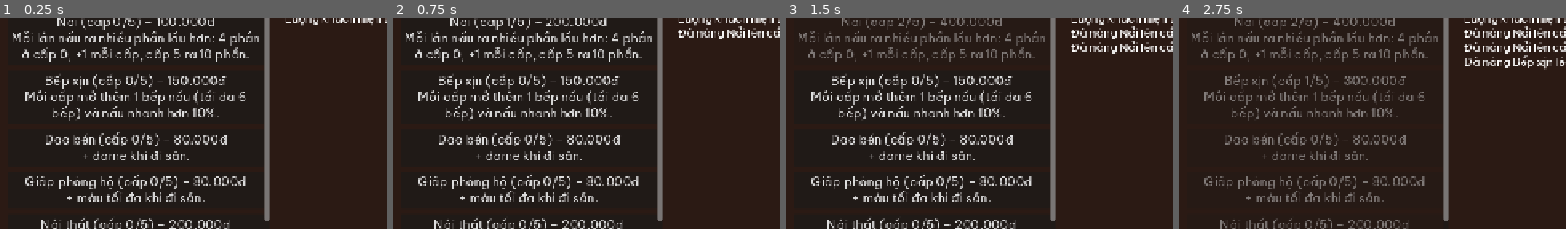
Above: before the commit, frames 1-4 (left to right).
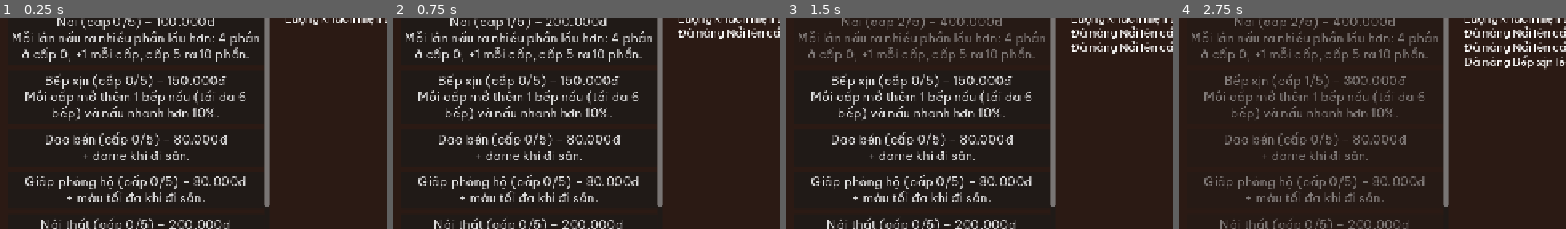
Above: after the commit, the same moments.

Repository: Znoywho/HotPot_SUNSUT
Game: Godot game, scene res://scenes/shop/shop.tscn
Same seed, same stepped clock (60 frames per second), same inputs: the game is played once before the commit and once after it. This scene is started directly instead of the project's main scene.
Inputs:
- Up to frame 1 (0.25 s): no input
- Up to frame 2 (0.75 s): click "Nồi (cấp 0/5) – 100.000đ Mỗi …" at 0.5 s
- Up to frame 3 (1.5 s): click "Nồi (cấp 1/5) – 200.000đ Mỗi …" at 1.25 s
- Up to frame 4 (2.75 s): click "Bếp xịn (cấp 0/5) – 150.000đ …" at 2 s
The pictures show only the part of the screen within x 0-50%, y 26-76%; the shares and areas given below are measured in that part.

The runs differ from the first frame. In frame 1, 0.1% of the frame differs, in the area x 68-70%, y 88-97%; in frame 2, 0.1%; in frame 3, 0.1%; in frame 4, 0.1%.

Commit message:
[Cần Hạo xem] Nâng cấp Thêm bàn (4 -> 10 bàn) mở khóa Phí phục vụ (+3%/cấp); MAX_TABLES_FLOOR1 = 10, chuyển save cũ

Diff:
--- a/autoload/database.gd
+++ b/autoload/database.gd
@@ -44,6 +44,8 @@
 	preload("res://data/upgrades/furniture.tres"),
 	preload("res://data/upgrades/staff.tres"),
 	preload("res://data/upgrades/cold_storage.tres"),
+	preload("res://data/upgrades/tables.tres"),
+	preload("res://data/upgrades/service.tres"),
 ]
 
 
--- a/autoload/game_state.gd
+++ b/autoload/game_state.gd
@@ -13,7 +13,7 @@
 const MIN_CUSTOMER_MULTIPLIER := 0.2
 const START_STARS := 3.0
 const START_TABLES_FLOOR1 := 4
-const MAX_TABLES_FLOOR1 := 15
+const MAX_TABLES_FLOOR1 := 10 ## Bằng giá trị cao nhất của nâng cấp "Thêm bàn" (data/upgrades/tables.tres).
 const MAX_TABLES_FLOOR2 := 12
 const MILESTONE_EVERY := 5 ## Mốc ngày 5, 10, 15...
 const MAX_MONSTER_BONUS := 1.0 ## Quái mạnh thêm tối đa +100%.
@@ -616,7 +616,10 @@
 	prepped_batches = _to_batches(data.get("prepped_batches", null), {})
 	_sync_totals()
 	upgrades = _to_int_dict(data.get("upgrades", {}))
-	tables_floor1 = int(data.get("tables_floor1", START_TABLES_FLOOR1))
+	tables_floor1 = mini(int(data.get("tables_floor1", START_TABLES_FLOOR1)), MAX_TABLES_FLOOR1)
+	# Save cũ mua bàn kiểu cũ (chưa có nâng cấp "tables"): đổi số bàn đã mua thành cấp nâng cấp.
+	if not upgrades.has("tables") and tables_floor1 > START_TABLES_FLOOR1:
+		upgrades["tables"] = tables_floor1 - START_TABLES_FLOOR1
 	tables_floor2 = int(data.get("tables_floor2", 0))
 	money_changed.emit(money)
 	inventory_changed.emit()
--- /dev/null
+++ b/data/upgrades/service.tres
@@ -0,0 +1,13 @@
+[gd_resource type="Resource" script_class="UpgradeData" load_steps=2 format=3]
+
+[ext_resource type="Script" path="res://data/classes/upgrade_data.gd" id="1"]
+
+[resource]
+script = ExtResource("1")
+id = "service"
+display_name = "Phí phục vụ"
+description = "Quán đã đủ 10 bàn: mỗi hoá đơn cộng thêm phí phục vụ, +3% mỗi cấp (tối đa 15%)."
+category = 2
+costs = Array[int]([400000, 700000, 1100000, 1600000, 2200000])
+values = Array[float]([0.0, 0.03, 0.06, 0.09, 0.12, 0.15])
+evolves_into = ""
--- /dev/null
+++ b/data/upgrades/tables.tres
@@ -0,0 +1,13 @@
+[gd_resource type="Resource" script_class="UpgradeData" load_steps=2 format=3]
+
+[ext_resource type="Script" path="res://data/classes/upgrade_data.gd" id="1"]
+
+[resource]
+script = ExtResource("1")
+id = "tables"
+display_name = "Thêm bàn"
+description = "Mỗi cấp thêm 1 bàn tròn 6 ghế (lúc đầu 4 bàn, tối đa 10 bàn). Đủ 10 bàn thì mở Phí phục vụ."
+category = 2
+costs = Array[int]([50000, 100000, 150000, 200000, 250000, 300000])
+values = Array[float]([4.0, 5.0, 6.0, 7.0, 8.0, 9.0, 10.0])
+evolves_into = "service"
--- a/scenes/shop/shop.gd
+++ b/scenes/shop/shop.gd
@@ -3,7 +3,8 @@
 ## TODO(Hạo): chia tab Bếp / Chiến đấu / Quán, hiển thị mô tả, tiến hóa khi max cấp,
 ##   Lầu 2, phòng riêng, nhân viên.
 
-const TABLE_BASE_PRICE := 50_000 ## Giá bàn tăng dần theo mỗi lần mua. TODO(nhóm): cân bằng.
+## Số bàn tầng 1 nay là nâng cấp "Thêm bàn" (data/upgrades/tables.tres, tối đa 10 bàn); đủ 10 bàn thì
+## mở "Phí phục vụ" (service.tres) qua trường evolves_into. Giá trong .tres. TODO(nhóm): cân bằng.
 
 
 func _get_title() -> String:
@@ -20,6 +21,8 @@
 func _rebuild() -> void:
 	clear_actions()
 	for upgrade in Database.upgrades:
+		if _is_locked(upgrade):
+			continue
 		var level := GameState.get_upgrade_level(upgrade.id)
 		var cost := upgrade.cost_for_next(level)
 		var text := "%s – MAX" % upgrade.display_name
@@ -28,12 +31,6 @@
 		# Mô tả nằm ngay trên nút (không dùng tooltip vì điện thoại không có hover).
 		var button := add_action("%s\n%s" % [text, upgrade.description], _buy_upgrade.bind(upgrade))
 		button.disabled = cost < 0 or not GameState.can_afford(cost)
-
-	var table_price := _next_table_price()
-	var table_button := add_action(
-		"Mua bàn tầng 1 (%d/%d) – %s" % [GameState.tables_floor1, GameState.MAX_TABLES_FLOOR1, GameState.format_money(table_price)],
-		_buy_table)
-	table_button.disabled = GameState.tables_floor1 >= GameState.MAX_TABLES_FLOOR1 or not GameState.can_afford(table_price)
 
 	add_action("Bắt đầu ngày %d »" % GameState.day, DayManager.next_phase)
 
@@ -44,17 +41,18 @@
 	if cost >= 0 and GameState.spend_money(cost):
 		GameState.set_upgrade_level(upgrade.id, level + 1)
 		log_line("Đã nâng %s lên cấp %d." % [upgrade.display_name, level + 1])
+		if upgrade.id == "tables":
+			GameState.tables_floor1 = int(upgrade.value_at(level + 1))
+			log_line("Tầng 1 có %d bàn." % GameState.tables_floor1)
 		if level + 1 == upgrade.max_level() and upgrade.evolves_into != "":
-			log_line("[color=yellow]%s đã max cấp! (TODO: mở khóa %s)[/color]" % [upgrade.display_name, upgrade.evolves_into])
+			var next := Database.get_upgrade(upgrade.evolves_into)
+			log_line("[color=yellow]%s đã max cấp! Mở khóa %s.[/color]" % [upgrade.display_name, next.display_name if next else upgrade.evolves_into])
 	_rebuild()
 
 
-func _next_table_price() -> int:
-	return TABLE_BASE_PRICE * (GameState.tables_floor1 - GameState.START_TABLES_FLOOR1 + 1)
-
-
-func _buy_table() -> void:
-	if GameState.spend_money(_next_table_price()):
-		GameState.tables_floor1 += 1
-		log_line("Đã mua thêm bàn. Tầng 1 có %d bàn." % GameState.tables_floor1)
-	_rebuild()
+## Nâng cấp mở khóa nhờ tiến hóa (vd Phí phục vụ) chỉ hiện khi nâng cấp gốc đã max cấp.
+func _is_locked(upgrade: UpgradeData) -> bool:
+	for other in Database.upgrades:
+		if other.evolves_into == upgrade.id:
+			return GameState.get_upgrade_level(other.id) < other.max_level()
+	return false
